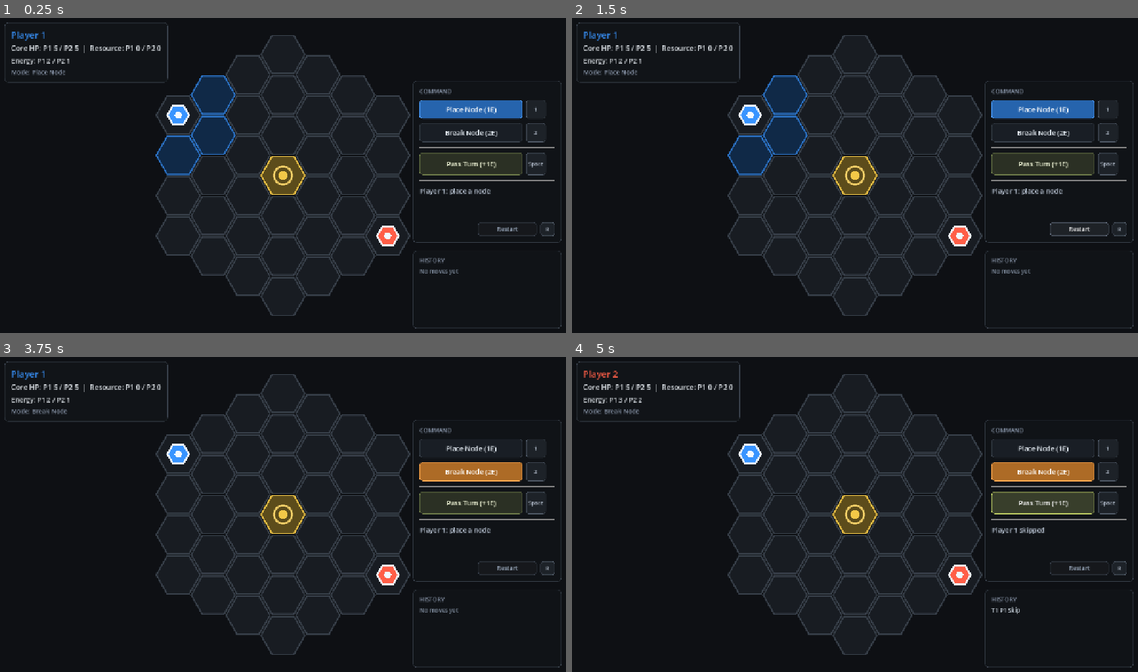
Above: before the commit, frames 1-4 (two rows, left to right).
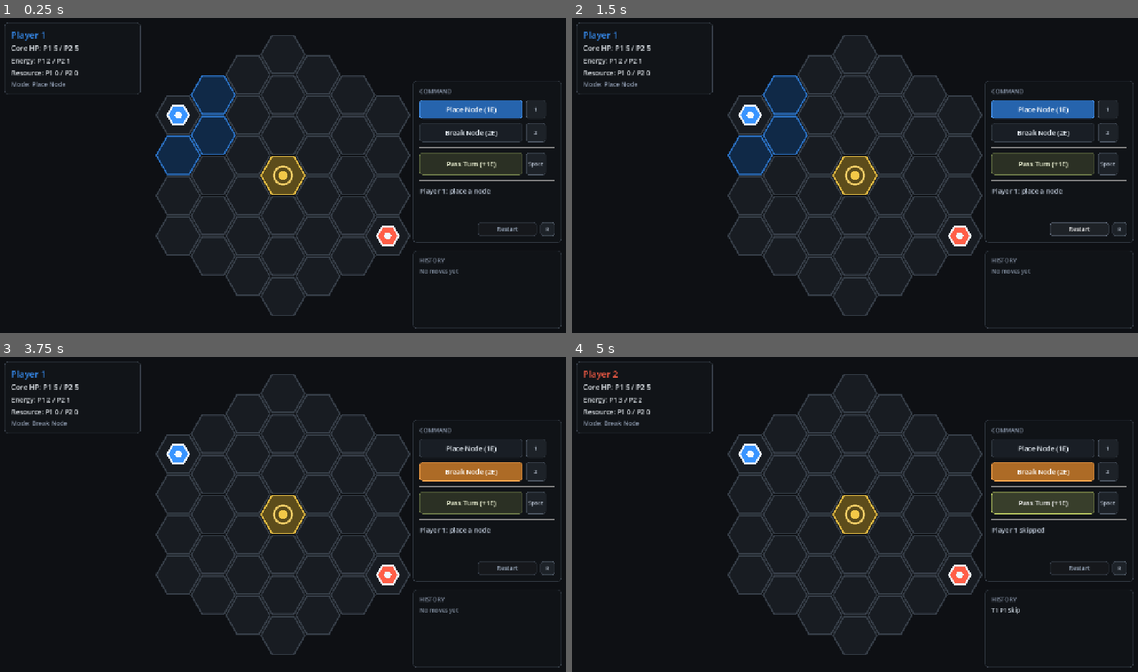
Above: after the commit, the same moments.

Repository: skulhex/hollow-grid
Game: Godot game, scene res://main.tscn
Two runs of this game, one before a commit and one after it. Both use one fixed random seed, a clock stepped at 60 frames per second and the inputs below.
Inputs:
- Up to frame 1 (0.25 s): no input
- Up to frame 2 (1.5 s): click "Restart" at 0.5 s; click "Restart" at 1.25 s
- Up to frame 3 (3.75 s): click "Restart" at 2 s; click "Place Node (1E)" at 2.75 s; click "Break Node (2E)" at 3.5 s
- Up to frame 4 (5 s): click "Pass Turn (+1E)" at 4.25 s

The runs differ from the first frame. In frame 1, 0.5% of the frame differs, in the area x 0-30%, y 1-25%; in frame 2, 0.5%; in frame 3, 0.5%; in frame 4, 0.5%.

Commit message:
Update HUD for core HP and resources

Diff:
--- a/game/main.tscn
+++ b/game/main.tscn
@@ -27,7 +27,7 @@
 offset_left = 18.0
 offset_top = 18.0
 offset_right = 322.0
-offset_bottom = 128.0
+offset_bottom = 154.0
 mouse_filter = 2
 
 [node name="StatusMargin" type="MarginContainer" parent="HUD/Root/StatusPanel"]
@@ -45,13 +45,17 @@
 layout_mode = 2
 text = "Player 1"
 
-[node name="ScoreLabel" type="Label" parent="HUD/Root/StatusPanel/StatusMargin/StatusVBox"]
-layout_mode = 2
-text = "P1 0  |  P2 0"
+[node name="CoreHpLabel" type="Label" parent="HUD/Root/StatusPanel/StatusMargin/StatusVBox"]
+layout_mode = 2
+text = "Core HP: P1 5 / P2 5"
 
 [node name="EnergyLabel" type="Label" parent="HUD/Root/StatusPanel/StatusMargin/StatusVBox"]
 layout_mode = 2
 text = "Energy: P1 2 / P2 1"
+
+[node name="ResourceLabel" type="Label" parent="HUD/Root/StatusPanel/StatusMargin/StatusVBox"]
+layout_mode = 2
+text = "Resource: P1 0 / P2 0"
 
 [node name="SelectedLabel" type="Label" parent="HUD/Root/StatusPanel/StatusMargin/StatusVBox"]
 layout_mode = 2
--- a/game/scripts/hud.gd
+++ b/game/scripts/hud.gd
@@ -9,8 +9,9 @@
 @onready var command_panel: PanelContainer = $Root/CommandPanel
 @onready var history_panel: PanelContainer = $Root/HistoryPanel
 @onready var turn_label: Label = $Root/StatusPanel/StatusMargin/StatusVBox/TurnLabel
-@onready var score_label: Label = $Root/StatusPanel/StatusMargin/StatusVBox/ScoreLabel
+@onready var core_hp_label: Label = $Root/StatusPanel/StatusMargin/StatusVBox/CoreHpLabel
 @onready var energy_label: Label = $Root/StatusPanel/StatusMargin/StatusVBox/EnergyLabel
+@onready var resource_label: Label = $Root/StatusPanel/StatusMargin/StatusVBox/ResourceLabel
 @onready var selected_label: Label = $Root/StatusPanel/StatusMargin/StatusVBox/SelectedLabel
 @onready var command_title: Label = $Root/CommandPanel/CommandMargin/CommandVBox/CommandTitle
 @onready var history_title: Label = $Root/HistoryPanel/HistoryMargin/HistoryVBox/HistoryTitle
@@ -51,16 +52,18 @@
 	turn_label.text = GameDefs.player_label(match_state.current_player)
 	turn_label.add_theme_color_override("font_color", GameDefs.player_color(match_state.current_player))
 
-	score_label.text = "Core HP: P1 %d / P2 %d  |  Resource: P1 %d / P2 %d" % [
+	core_hp_label.text = "Core HP: P1 %d / P2 %d" % [
 		match_state.core_hp[GameDefs.PLAYER_ONE],
 		match_state.core_hp[GameDefs.PLAYER_TWO],
-		match_state.resources[GameDefs.PLAYER_ONE],
-		match_state.resources[GameDefs.PLAYER_TWO],
 	]
 	energy_label.text = "Energy: P1 %d / P2 %d" % [
 		match_state.energy[GameDefs.PLAYER_ONE],
 		match_state.energy[GameDefs.PLAYER_TWO],
 	]
+	resource_label.text = "Resource: P1 %d / P2 %d" % [
+		match_state.resources[GameDefs.PLAYER_ONE],
+		match_state.resources[GameDefs.PLAYER_TWO],
+	]
 	selected_label.text = "Mode: %s" % _action_label(selected_action_type)
 	status_label.text = match_state.status_message
 
@@ -81,15 +84,17 @@
 	history_panel.add_theme_stylebox_override("panel", _panel_style(Color(0.065, 0.078, 0.094, 0.86)))
 
 	turn_label.add_theme_font_size_override("font_size", 20)
-	score_label.add_theme_font_size_override("font_size", 16)
+	core_hp_label.add_theme_font_size_override("font_size", 16)
 	energy_label.add_theme_font_size_override("font_size", 15)
+	resource_label.add_theme_font_size_override("font_size", 15)
 	selected_label.add_theme_font_size_override("font_size", 14)
 	command_title.add_theme_font_size_override("font_size", 13)
 	history_title.add_theme_font_size_override("font_size", 13)
 	status_label.add_theme_font_size_override("font_size", 15)
 
-	score_label.add_theme_color_override("font_color", Color(0.88, 0.9, 0.92))
+	core_hp_label.add_theme_color_override("font_color", Color(0.88, 0.9, 0.92))
 	energy_label.add_theme_color_override("font_color", Color(0.88, 0.9, 0.92))
+	resource_label.add_theme_color_override("font_color", Color(0.88, 0.9, 0.92))
 	selected_label.add_theme_color_override("font_color", Color(0.55, 0.6, 0.68))
 	command_title.add_theme_color_override("font_color", Color(0.55, 0.6, 0.68))
 	history_title.add_theme_color_override("font_color", Color(0.55, 0.6, 0.68))
